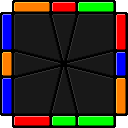
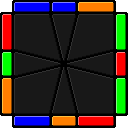
Layers edited between the first and the second 128 × 128 image:
painted on "color" over [2, 2, 126, 126]
